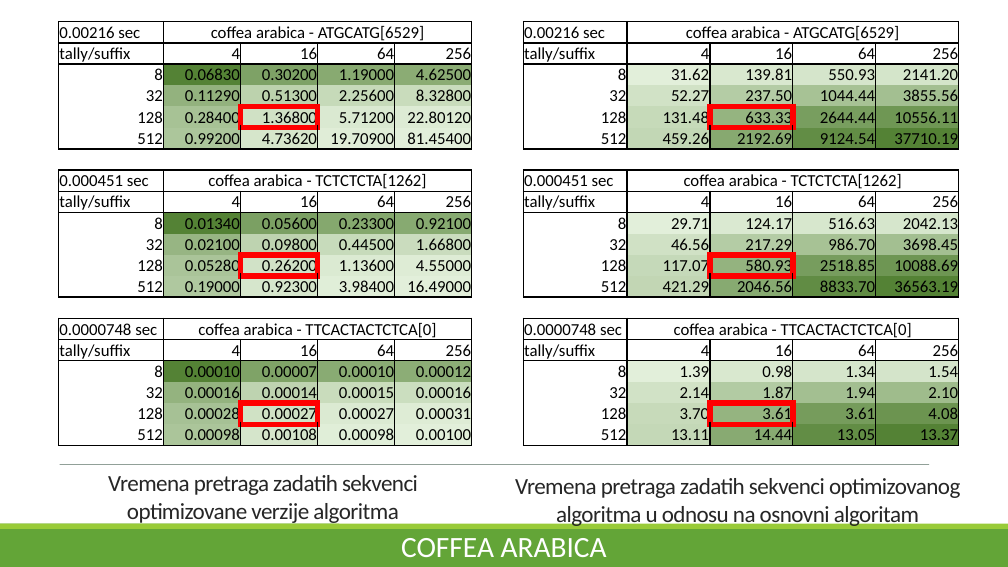
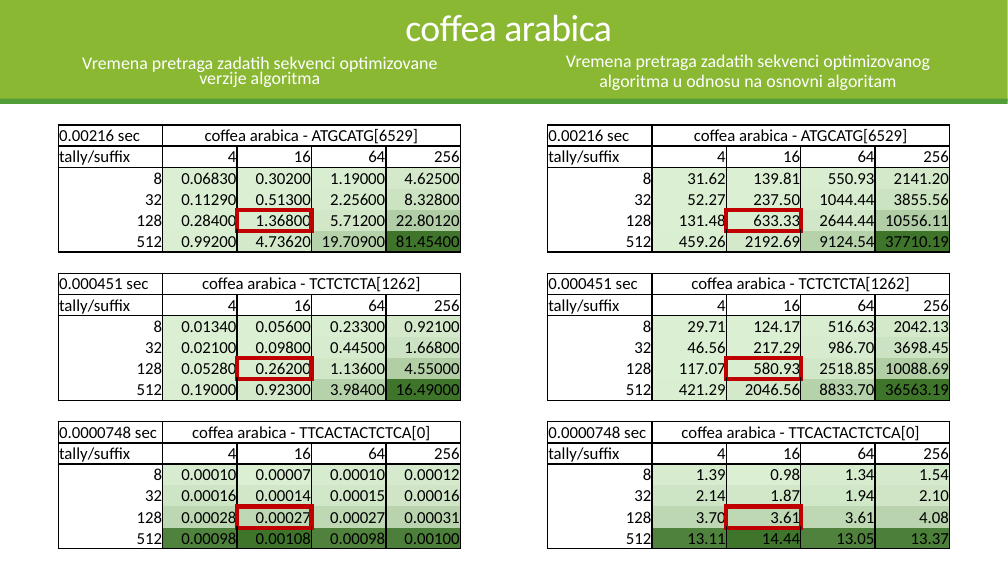
Before and after one commit to maricak/GenomicIT, a slide deck: slide 7 of BWT and FM index.pptx. Drawn at 1008x567 pixels with LibreOffice and Linux fonts; fonts in the diff are those of the drawing. Boxes give left, top, right and bottom in pixels: in the first picture for what was removed or moved away, otherwise in the second. Text is boxed around its words. In the diff, an @@ line names an element or a change of style, - is before the commit and + after.

```diff
--- a/BWT and FM index.pptx
+++ b/BWT and FM index.pptx
@@ rectangle removed at <box>0,0,335,567</box> @@
@@ rectangle removed at <box>0,0,1008,524</box> @@
@@ rectangle added at <box>0,0,1008,101</box>, fill #8AB833 @@
@@ title "coffea arabica" at <box>405,14,612,42</box>: vertical alignment top to bottom @@
@@ rectangle removed at <box>334,0,340,567</box> @@
@@ title at <box>405,14,612,42</box>: text changed; size 28 to 36 pt @@
-COFFEA ARABICA
+coffea arabica
@@ text "Vremena pretraga zadatih sekvenci optimizovane ...": place and size @@
-text "Vremena pretraga zadatih sekvenci optimizovane ..." at <box>108,475,418,525</box>
+text "Vremena pretraga zadatih sekvenci optimizovane ..." at <box>82,56,438,87</box>
@@ text "Vremena pretraga zadatih sekvenci optimizovane ..." at <box>82,56,438,87</box>: size 22 to 17 pt, text colour #262626 to #FFFFFF, letter spacing -0.5 to 0 pt; line spacing 1 to 0.7; more space between paragraphs; vertical alignment top to middle @@
@@ text "Vremena pretraga zadatih sekvenci optimizovanog ...": place and size @@
-text "Vremena pretraga zadatih sekvenci optimizovanog ..." at <box>515,478,960,528</box>
+text "Vremena pretraga zadatih sekvenci optimizovanog ..." at <box>566,54,930,90</box>
@@ text "Vremena pretraga zadatih sekvenci optimizovanog ..." at <box>566,54,930,90</box>: size 22 to 17 pt, text colour #262626 to #FFFFFF, letter spacing -0.5 to 0 pt; line spacing 1 to 0.9; more space between paragraphs; vertical alignment top to middle @@
@@ rectangle added at <box>0,99,1008,104</box>, fill #549E39 @@
@@ table at <box>58,125,948,548</box> @@
@@ fill #548235 to #DBEFD3 in 2 cells @@
@@ fill #7EA266 to #DBEFD3 in row 3, column 3 @@
@@ fill #88AA71 to #D9EED1 in row 3, column 4 @@
@@ fill #8BAC74 to #D3E9CA in row 3, column 5 @@
@@ fill #E2EFDA to #DBEFD3 in 2 cells @@
@@ fill #D9E8CF to #DBEFD3 in 2 cells @@
@@ fill #D5E5CB to #D9EED1 in row 3, column 10 @@
@@ fill #D4E5CA to #D3E9CA in row 3, column 11 @@
@@ fill #93B27E to #DBEFD3 in row 4, column 2 @@
@@ fill #BCD2AD to #DBEFD3 in row 4, column 3 @@
@@ fill #C6DAB9 to #D7ECCF in row 4, column 4 @@
@@ fill #C9DCBC to #CCE3C2 in row 4, column 5 @@
@@ fill #D1E2C6 to #DBEFD3 in row 4, column 8 @@
@@ fill #B4CCA5 to #DBEFD3 in 2 cells @@
@@ fill #A7C295 to #D7ECCF in 2 cells @@
@@ fill #A3BF91 to #CCE3C2 in row 4, column 11 @@
@@ fill #A7C295 to #DBEFD3 in row 5, column 2 @@
@@ fill #D0E1C5 to #D9EED1 in row 5, column 3 @@
@@ fill #DAE9D1 to #D1E7C8 in row 5, column 4 @@
@@ fill #DDEBD4 to #B0CDA5 in row 5, column 5 @@
@@ fill #C6DAB9 to #DBEFD3 in row 5, column 8 @@
@@ fill #95B480 to #D9EED1 in row 5, column 9 @@
@@ fill #789E5F to #D1E7C8 in row 5, column 10 @@
@@ fill #6F9754 to #B0CDA5 in row 5, column 11 @@
@@ fill #ACC69B to #DAEED2 in row 6, column 2 @@
@@ fill #D6E6CB to #D3E9CA in row 6, column 3 @@
@@ fill #E0EDD7 to #B6D2AB in row 6, column 4 @@
@@ fill #E2EFDA to #3F752B in 2 cells @@
@@ fill #C2D7B5 to #DAEED2 in row 6, column 8 @@
@@ fill #87A970 to #D3E9CA in row 6, column 9 @@
@@ fill #628D45 to #B6D2AB in row 6, column 10 @@
@@ fill #548235 to #3F752B in 2 cells @@
@@ fill #7BA063 to #DBEFD3 in row 10, column 3 @@
@@ fill #85A86E to #D9EED1 in row 10, column 4 @@
@@ fill #87AA71 to #D3E9CA in 2 cells @@
@@ fill #DAE9D1 to #DBEFD3 in row 10, column 9 @@
@@ fill #D7E7CD to #D9EED1 in row 10, column 10 @@
@@ fill #D6E6CC to #D3E9CA in 2 cells @@
@@ fill #97B583 to #DBEFD3 in row 11, column 2 @@
@@ fill #BED3B0 to #DBEFD3 in row 11, column 3 @@
@@ fill #C7DBBB to #D7ECCF in row 11, column 4 @@
@@ fill #CADCBE to #CCE3C3 in row 11, column 5 @@
@@ fill #D0E1C5 to #DBEFD3 in row 11, column 8 @@
@@ fill #A3BF91 to #CCE3C3 in row 11, column 11 @@
@@ fill #AAC499 to #DBEFD3 in row 12, column 2 @@
@@ fill #D1E2C7 to #D9EED1 in row 12, column 3 @@
@@ fill #DBEAD2 to #D1E7C8 in row 12, column 4 @@
@@ fill #DEECD5 to #B1CEA5 in row 12, column 5 @@
@@ fill #C5D9B9 to #DBEFD3 in row 12, column 8 @@
@@ fill #94B37F to #D9EED1 in row 12, column 9 @@
@@ fill #779D5E to #D1E7C8 in row 12, column 10 @@
@@ fill #6E9653 to #B1CEA5 in row 12, column 11 @@
@@ fill #AFC89F to #DAEED2 in row 13, column 2 @@
@@ fill #E0EED8 to #B6D2AB in row 13, column 4 @@
@@ fill #C2D6B4 to #DAEED2 in row 13, column 8 @@
@@ fill #618C44 to #B6D2AB in row 13, column 10 @@
@@ fill #548235 to #D7ECCE in row 17, column 2 @@
@@ fill #7FA367 to #DBEFD3 in row 17, column 3 @@
@@ fill #89AB73 to #D7ECCF in row 17, column 4 @@
@@ fill #8CAD76 to #D5EACD in row 17, column 5 @@
@@ fill #E2EFDA to #D7ECCE in row 17, column 8 @@
@@ fill #D5E5CB to #D7ECCF in row 17, column 10 @@
@@ fill #D4E4CA to #D5EACD in row 17, column 11 @@
@@ fill #94B37F to #CEE5C5 in row 18, column 2 @@
@@ fill #BED3B0 to #D1E7C8 in row 18, column 3 @@
@@ fill #C9DCBC to #D0E7C8 in row 18, column 4 @@
@@ fill #CBDEBF to #CFE5C6 in row 18, column 5 @@
@@ fill #D1E2C6 to #CEE5C5 in row 18, column 8 @@
@@ fill #B2CBA3 to #D1E7C8 in row 18, column 9 @@
@@ fill #A3BF91 to #D0E7C8 in row 18, column 10 @@
@@ fill #9FBC8C to #CFE5C6 in row 18, column 11 @@
@@ fill #A6C195 to #BCD7B2 in row 19, column 2 @@
@@ fill #D0E2C5 to #BDD8B3 in row 19, column 3 @@
@@ fill #DBEAD2 to #BDD8B3 in row 19, column 4 @@
@@ fill #DEECD5 to #B8D3AD in row 19, column 5 @@
@@ fill #C7DABA to #BCD7B2 in row 19, column 8 @@
@@ fill #95B480 to #BDD8B3 in row 19, column 9 @@
@@ fill #769C5C to #BDD8B3 in row 19, column 10 @@
@@ fill #6C9450 to #B8D3AD in row 19, column 11 @@
@@ fill #ABC59A to #4F823C in row 20, column 2 @@
@@ fill #D5E5CB to #3F752B in row 20, column 3 @@
@@ fill #E0EED8 to #50823D in row 20, column 4 @@
@@ fill #E2EFDA to #4C7F39 in row 20, column 5 @@
@@ fill #C4D8B7 to #4F823C in row 20, column 8 @@
@@ fill #88AA72 to #3F752B in row 20, column 9 @@
@@ fill #628D45 to #50823D in row 20, column 10 @@
@@ fill #548235 to #4C7F39 in row 20, column 11 @@
@@ borders changed @@
@@ table: place and size @@
-table at <box>59,22,960,444</box>
+table at <box>58,125,948,548</box>
@@ line removed from (60, 464) to (929, 464) @@
@@ rectangle removed at <box>0,524,1008,529</box> @@
@@ rectangle removed at <box>0,529,1008,567</box> @@
@@ page number added at <box>914,544,920,549</box>, 10.5 pt, text #FFFFFF @@
+7
```
Also in this commit, not shown: 9 other slides changed, 1 slide added.
